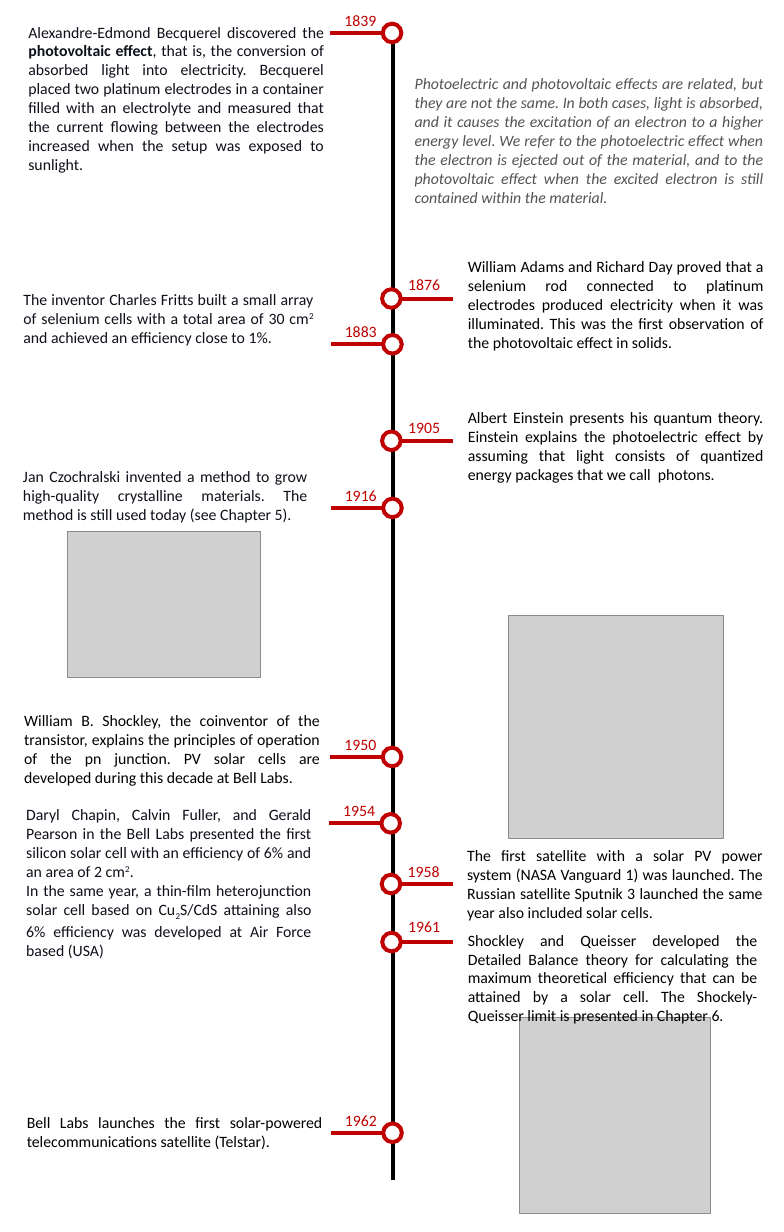
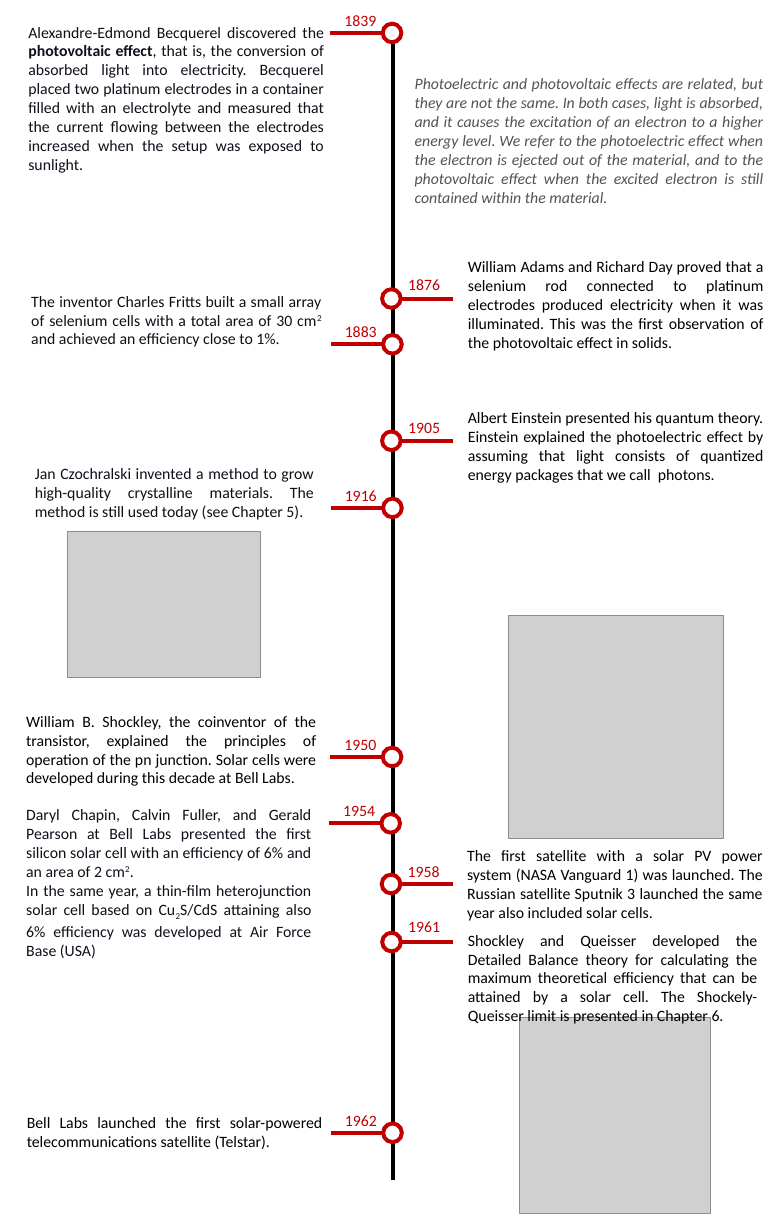
Before and after one commit to martavp/pv-textbook, a slide deck: slide 1 of Figures/Chapter_01/drawings/Fig_PV_history.pptx. Drawn at 784x1232 pixels with LibreOffice and Linux fonts; fonts in the diff are those of the drawing; grey boxes stand for pictures; background and template pictures are left out. Boxes give left, top, right and bottom in pixels: in the first picture for what was removed or moved away, otherwise in the second. Text is boxed around its words. In the diff, an @@ line names an element or a change of style, - is before the commit and + after.

Commit message:
update history figures on chapter 1

```diff
--- a/Figures/Chapter_01/drawings/Fig_PV_history.pptx
+++ b/Figures/Chapter_01/drawings/Fig_PV_history.pptx
@@ text "The inventor Charles Fritts built ...": place and size @@
-text "The inventor Charles Fritts built ..." at (23,294,314,346)
+text "The inventor Charles Fritts built ..." at (31,296,322,347)
@@ text at (468,412,763,483): text changed @@
-Albert Einstein presents his quantum theory. Einstein explains the photoelectric effect by assuming that light consists of quantized energy packages that we call photons.
+Albert Einstein presented his quantum theory. Einstein explained the photoelectric effect by assuming that light consists of quantized energy packages that we call photons.
@@ text "Jan Czochralski invented a method ..." rewrapped from (23,471,307,523) to (35,468,314,520) @@
@@ text at (26,716,316,786): text changed @@
-William B. Shockley, the coinventor of the transistor, explains the principles of operation of the pn junction. PV solar cells are developed during this decade at Bell Labs.
+William B. Shockley, the coinventor of the transistor, explained the principles of operation of the pn junction. Solar cells were developed during this decade at Bell Labs.
@@ text at (26,809,312,958): text changed @@
-Daryl Chapin, Calvin Fuller, and Gerald Pearson in the Bell Labs presented the first silicon solar cell with an efficiency of 6% and an area of 2 cm2.
-In the same year, a thin-film heterojunction solar cell based on Cu2S/CdS attaining also 6% efficiency was developed at Air Force based (USA)
+Daryl Chapin, Calvin Fuller, and Gerald Pearson at Bell Labs presented the first silicon solar cell with an efficiency of 6% and an area of 2 cm2.
+In the same year, a thin-film heterojunction solar cell based on Cu2S/CdS attaining also 6% efficiency was developed at Air Force Base (USA)
@@ text at (27,1117,323,1149): text changed @@
-Bell Labs launches the first solar-powered telecommunications satellite (Telstar).
+Bell Labs launched the first solar-powered telecommunications satellite (Telstar).
```
Also in this commit, not shown: 1 other slide changed, 2 other files.
